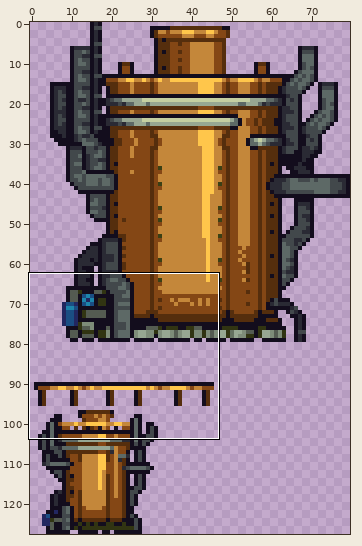
Sprite sheet: ArmoredWarfare/Entities/Structures/Core/Core.png. The picture above shows the old version from afar; the outline marks the close-up.
Close-up. Earlier state:
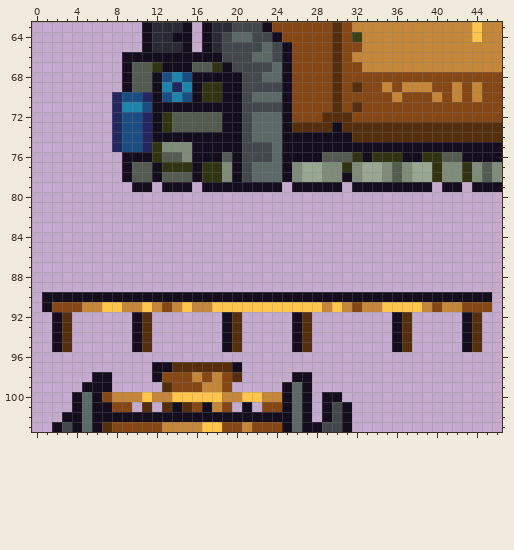
The file is 80x128 pixels. Shown: x 0..46, y 63..103.
Now the later version:
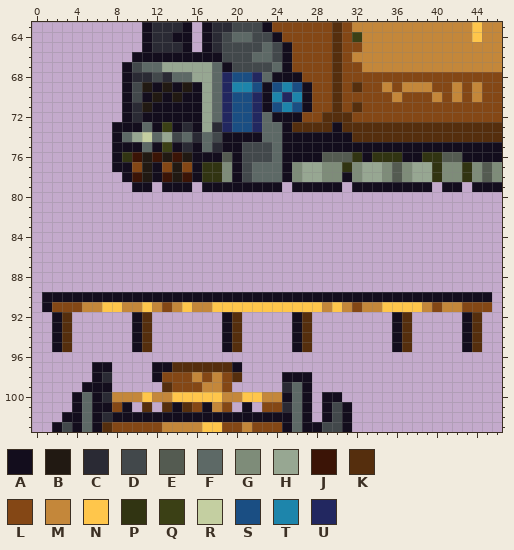
Palette (. is transparent): A #130d1d  B #211912  C #2a2a34  D #42484b  E #545b51  F #5d6966  G #7e8c79  H #97a792  J #3b1406  K #552e0d  L #844715  M #c4873a  N #ffc64b  P #313412  Q #3b4015  R #c4cfa1  S #1a4e83  T #1d85ab  U #222760
From old to new:
y 66: x 9 A -> .
y 67: x 10..18 EEPAAAEEP -> DFFHHHHHF
y 68: x 10..22 EEASTSAAAAADD -> CCDCFFHHFUSSU; x 24 F -> A; x 26 L -> A
y 69: x 10..11 EE -> DB; x 13..15 TUT -> BAB; x 17..27 PPAADDDDALL -> HFUTTSASTSA
y 70: x 8..15 USSUASTS -> .ADABABA; x 17..27 PPAADFFFALL -> HFUSSUATUTA
y 71: x 8..11 UTTS -> .ACB; x 17..27 AAAADDDDALL -> HFUSSUASTSA
y 72: x 8..11 USSU -> .ACA; x 13..22 PEEEEEAADF -> AAAAHFUSSU; x 24 F -> A; x 26 L -> A
y 73: x 8..11 USSU -> AAAF; x 13..22 PEEEEEAADF -> QACAHCUSSU
y 74: x 8..18 USSUAAAAAAA -> AFHRFHDFCFD; x 21..22 DF -> AA
y 75: x 8..15 USSUPGGG -> AAAFAQAC; x 17..18 AA -> FC
y 76: x 8..15 .AAAPEEG -> APJBJBJB
y 77: x 8 . -> A; x 10..11 EE -> LB; x 13..15 PPP -> LBL
y 78: x 10..11 EE -> JB; x 13..15 EEE -> JBJ
y 97: x 6..7 .. -> AA
y 98: x 7 A -> C; x 25 . -> A
y 99: x 25 A -> C
y 100: x 7 L -> C
y 101: x 9 L -> A; x 25 A -> C
y 102: x 7 A -> C
Where, in picture pixels (left, top, right, bottom), the same in both close-ups:
changed: (112, 52, 312, 182)
changed: (92, 362, 132, 422)
changed: (282, 372, 292, 412)
